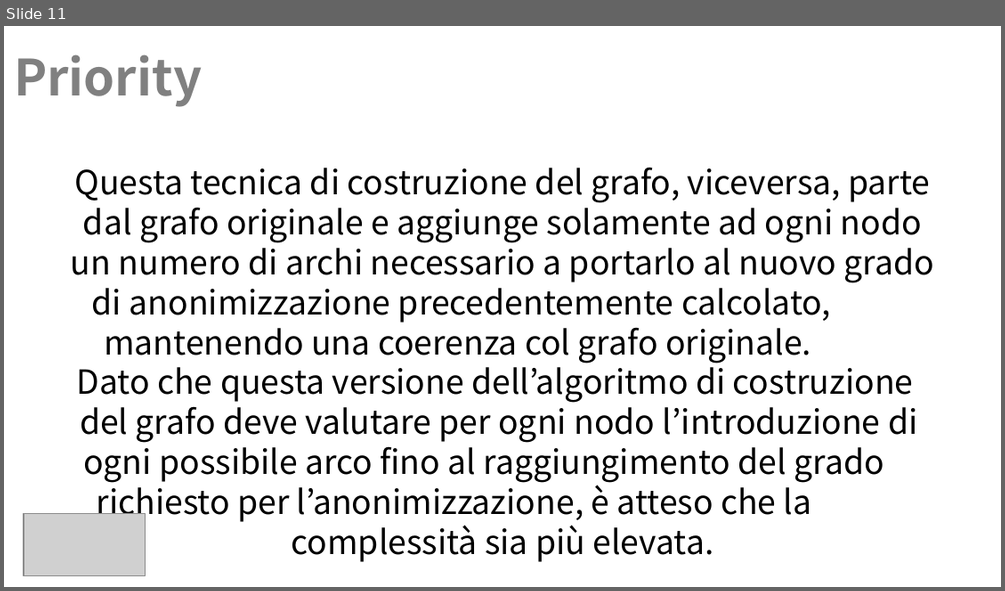
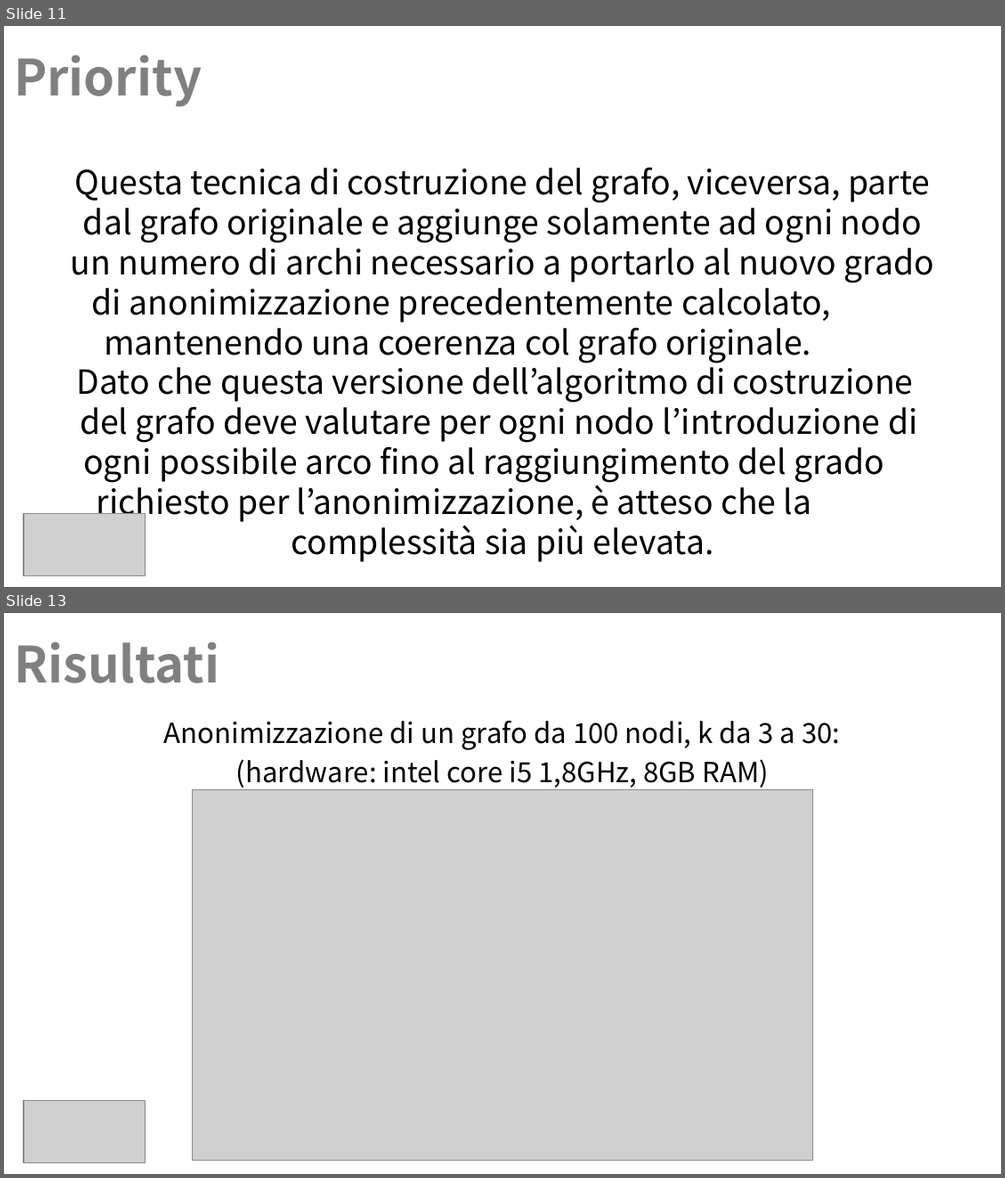
Before and after one commit to Navypowder/DP-P-project, a slide deck: Presentation/Towards_Identity_Anonymization_on_graph(K-degree anonymization).pptx. Shown one above the other, each under a label of ours: slide 11 before the commit, slides 11 and 13 after it; the slides between them are not shown. The pictures are 1005x591 and 1005x1178 pixels, drawn with LibreOffice and Linux fonts; fonts in the diff are those of the drawing; grey boxes stand for pictures; background and template pictures are left out. Boxes give left, top, right and bottom in pixels: in the first picture for what was removed or moved away, otherwise in the second. Text is boxed around its words. In the diff, an @@ line names an element or a change of style, - is before the commit and + after.

```diff
--- a/Presentation/Towards_Identity_Anonymization_on_graph(K-degree anonymization).pptx
+++ b/Presentation/Towards_Identity_Anonymization_on_graph(K-degree anonymization).pptx
@@ slide 13 added at [4, 613, 1001, 1174], background picture (left out) @@
@@ title added at [14, 641, 219, 683], 36 pt, text #808080, bold @@
+Risultati
@@ text added at [164, 721, 840, 787], 20 pt, text #000000 @@
+Anonimizzazione di un grafo da 100 nodi, k da 3 a 30:
+(hardware: intel core i5 1,8GHz, 8GB RAM)
@@ picture added at [193, 789, 812, 1159] @@
@@ picture added at [24, 1101, 146, 1163] @@
```
Also in this commit, not shown: 10 other slides added, 3 slides removed.
